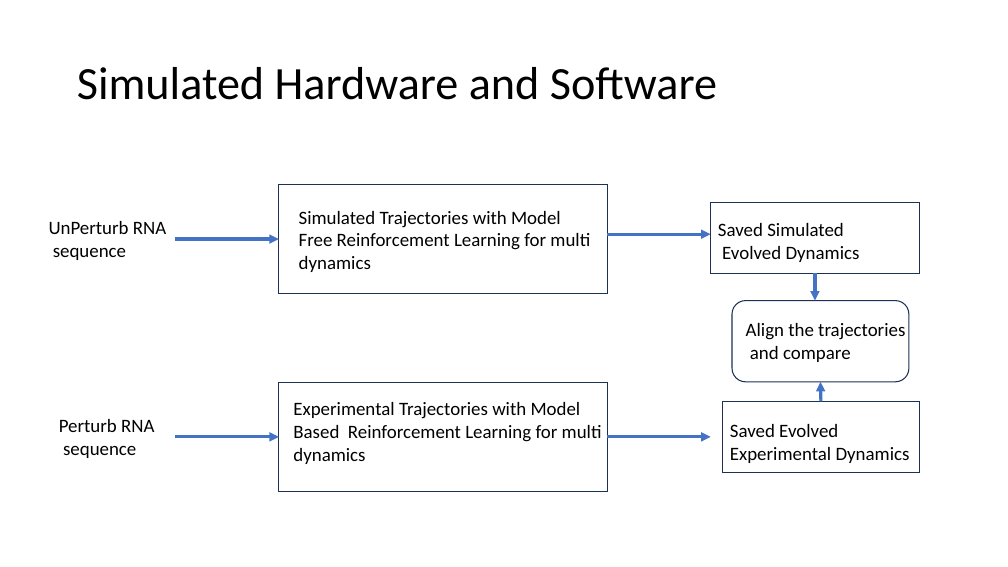
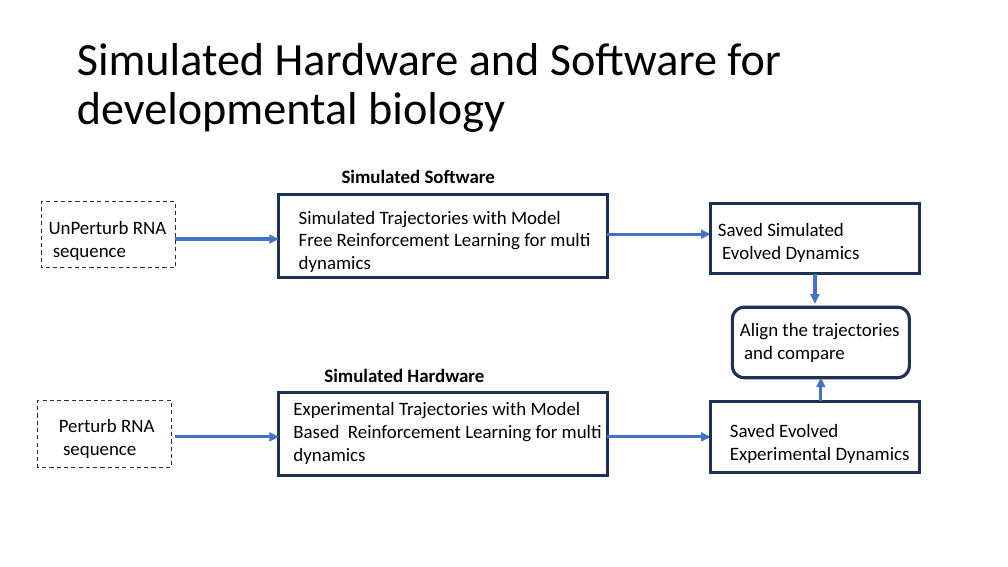
Before and after one commit to boabangf/GNN_RL_gene_trajectory_perturbation, a slide deck: slide 9 of ppt slides for omic codeathon (1).pptx (slide 10 before the commit). Drawn at 1008x567 pixels with LibreOffice and Linux fonts; fonts in the diff are those of the drawing. Boxes give left, top, right and bottom in pixels: in the first picture for what was removed or moved away, otherwise in the second. Text is boxed around its words. In the diff, an @@ line names an element or a change of style, - is before the commit and + after.

```diff
--- a/ppt slides for omic codeathon (1).pptx
+++ b/ppt slides for omic codeathon (1).pptx
@@ title at box(77, 43, 781, 132): text changed @@
-Simulated Hardware and Software
+Simulated Hardware and Software for developmental biology
@@ text added at box(342, 169, 495, 183), 18 pt, text #000000, bold @@
+Simulated Software
@@ rectangle added at box(41, 201, 175, 268), outline #1E3256 1 pt dashed @@
@@ outline #1E3256 1 pt to #1E3256 3 pt in 5 elements at box(711, 203, 920, 274), box(733, 307, 910, 377), box(711, 402, 920, 472), box(279, 392, 607, 476), box(279, 194, 607, 278) @@
@@ rectangle: place and size @@
-rectangle at box(279, 185, 607, 294)
+rectangle at box(279, 194, 607, 278)
@@ arrow moved from (815, 273) - (815, 301) to (815, 274) - (815, 304) @@
@@ text "Align the trajectories": place and size @@
-text "Align the trajectories" at box(746, 323, 905, 362)
+text "Align the trajectories" at box(740, 323, 899, 362)
@@ rounded rectangle: place and size @@
-rounded rectangle at box(732, 301, 909, 382)
+rounded rectangle at box(733, 307, 910, 377)
@@ text added at box(324, 368, 484, 382), 18 pt, text #000000, bold @@
+Simulated Hardware
@@ arrow moved from (821, 402) - (820, 382) to (821, 402) - (821, 378) @@
@@ rectangle added at box(38, 401, 172, 467), outline #1E3256 1 pt dashed @@
@@ rectangle: place and size @@
-rectangle at box(279, 382, 607, 492)
+rectangle at box(279, 392, 607, 476)
@@ rectangle: place and size @@
-rectangle at box(723, 402, 920, 472)
+rectangle at box(711, 402, 920, 472)
```
Also in this commit, not shown: 5 other slides changed, 2 slides added, 2 slides removed.
